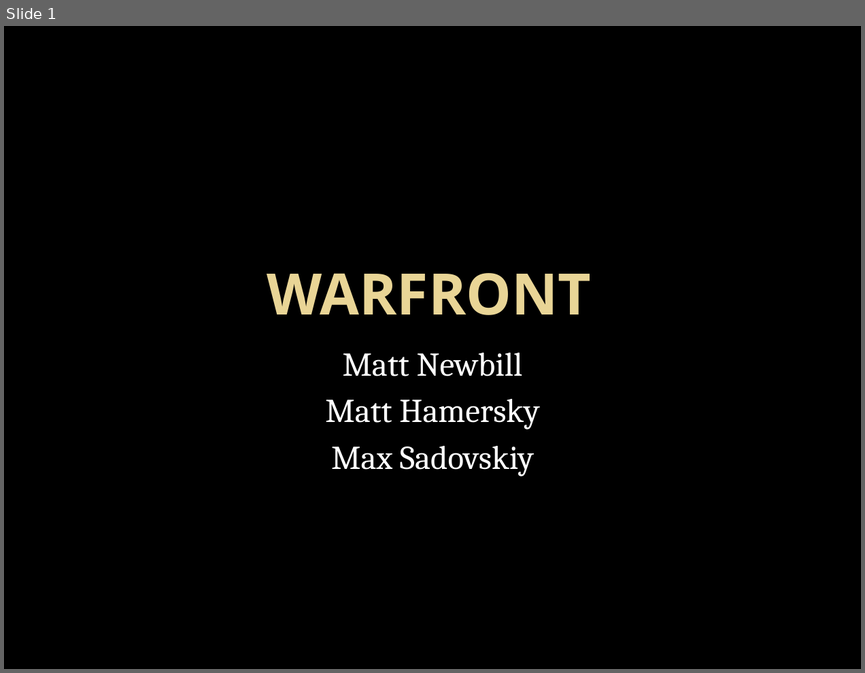
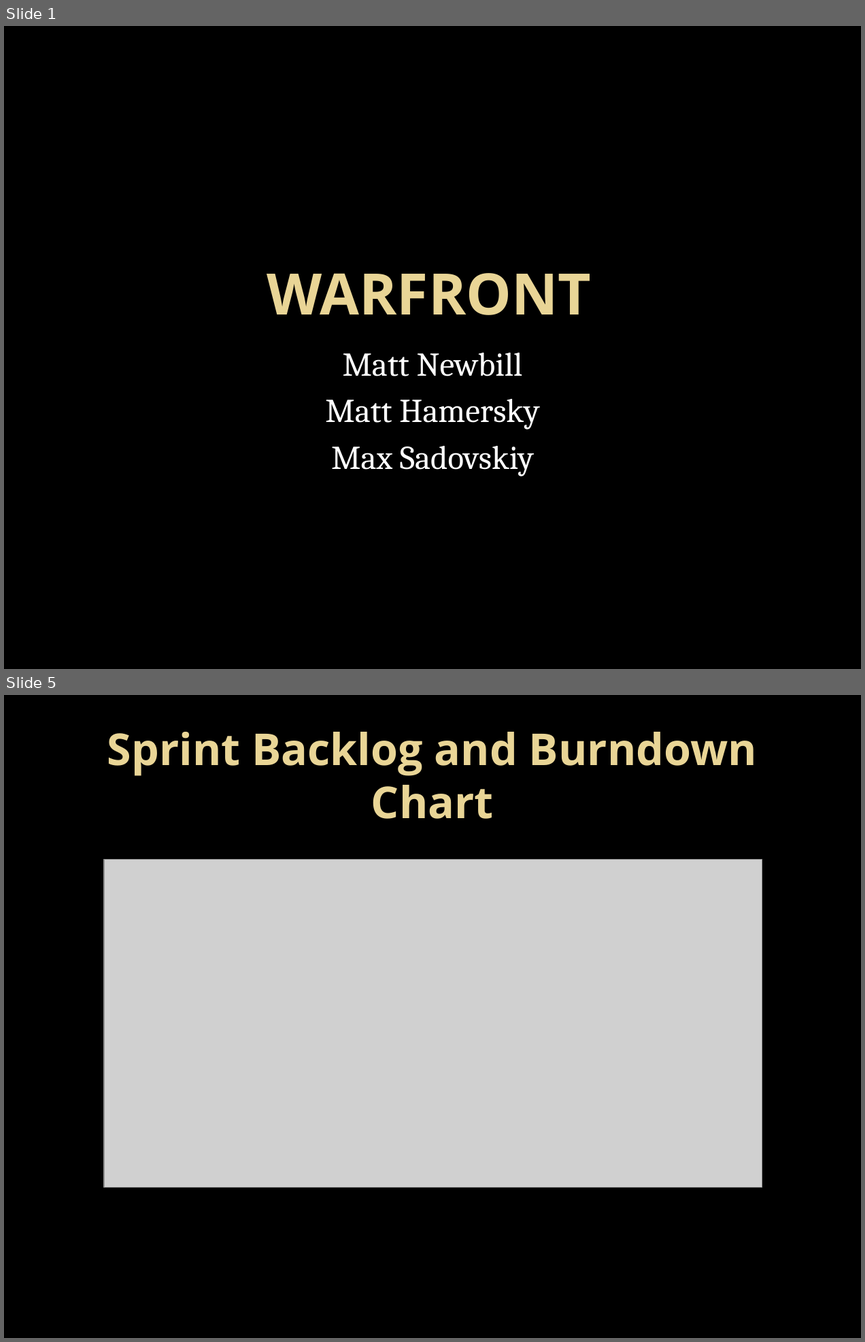
Before and after one commit to MattNewbill/android_combat_game, a slide deck: Project Specs/Matt N part 1 design.pptx. Shown one above the other, each under a label of ours: slide 1 before the commit, slides 1 and 5 after it; the slides between them are not shown. The pictures are 865x673 and 865x1342 pixels, drawn with LibreOffice and Linux fonts; fonts in the diff are those of the drawing; grey boxes stand for pictures; background and template pictures are left out. Boxes give left, top, right and bottom in pixels: in the first picture for what was removed or moved away, otherwise in the second. Text is boxed around its words. In the diff, an @@ line names an element or a change of style, - is before the commit and + after.

```diff
--- a/Project Specs/Matt N part 1 design.pptx
+++ b/Project Specs/Matt N part 1 design.pptx
@@ slide 5 added at <box>4,695,861,1338</box>, background picture (left out) @@
@@ title added at <box>107,732,757,819</box>, 36.9 pt, text gradient #EAD696 to #E7D081, bold @@
+Sprint Backlog and Burndown Chart
@@ picture added at <box>104,860,762,1187</box> @@
```
Also in this commit, not shown: 7 other slides added, 14 other files.
